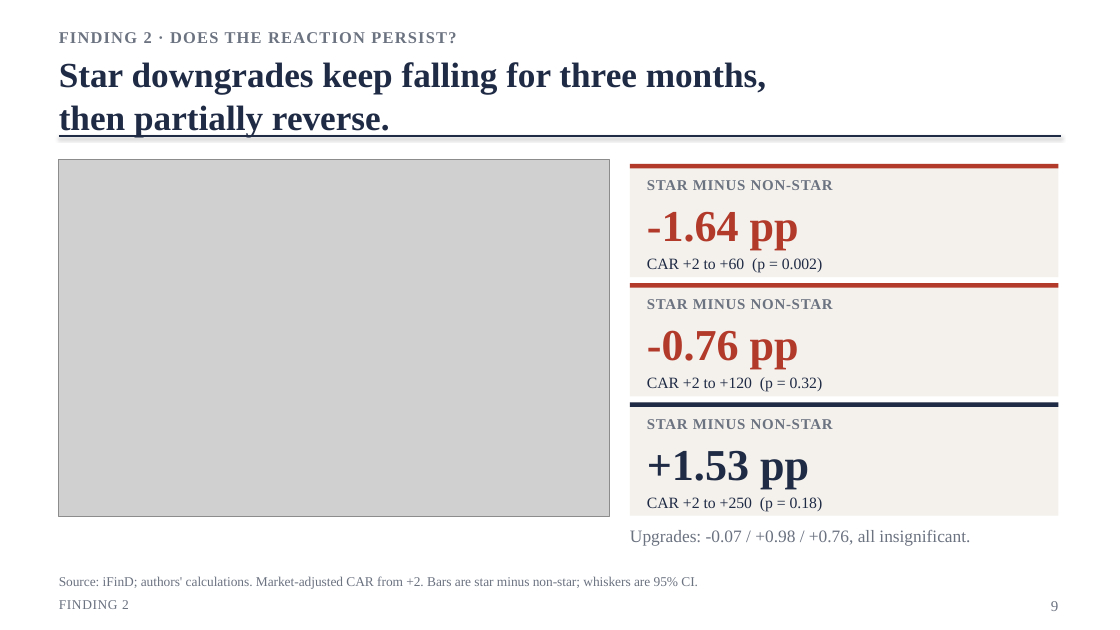
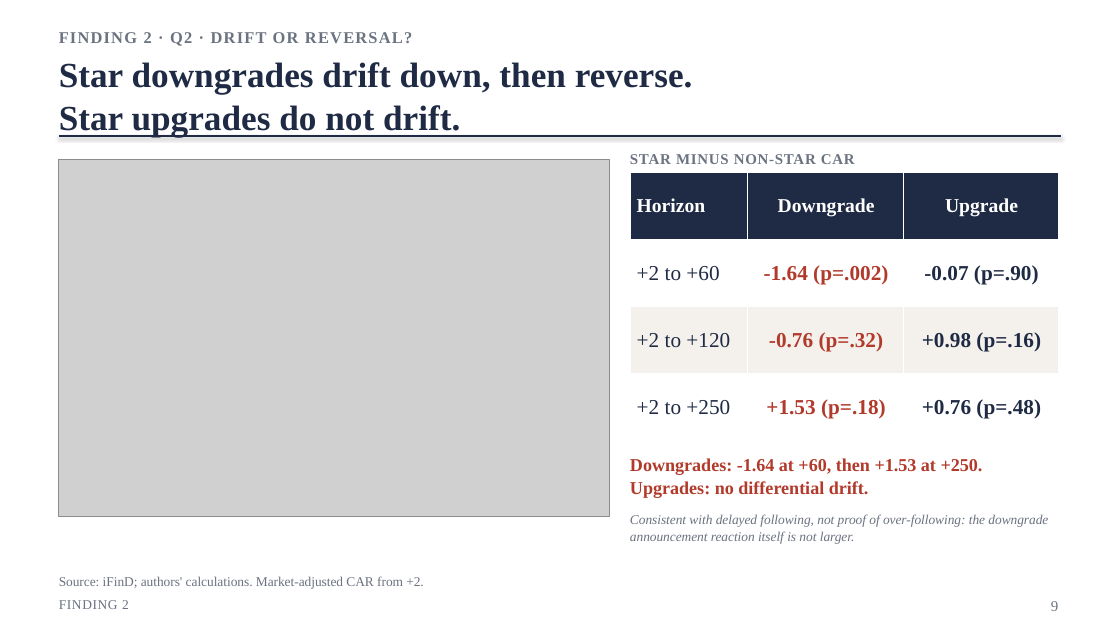
Before and after one commit to CangMingGuoKe/fin4080-star-analyst, a slide deck: slide 9 of 文档/Project10_Star_Analyst_Deck_20261027.pptx. Drawn at 1120x630 pixels with LibreOffice and Linux fonts; fonts in the diff are those of the drawing; grey boxes stand for pictures. Boxes give left, top, right and bottom in pixels: in the first picture for what was removed or moved away, otherwise in the second. Text is boxed around its words. In the diff, an @@ line names an element or a change of style, - is before the commit and + after.

```diff
--- a/文档/Project10_Star_Analyst_Deck_20261027.pptx
+++ b/文档/Project10_Star_Analyst_Deck_20261027.pptx
@@ text at (59, 32, 412, 46): text changed @@
-FINDING 2 · DOES THE REACTION PERSIST?
+FINDING 2 · Q2 · DRIFT OR REVERSAL?
@@ text at (59, 62, 693, 137): text changed @@
-Star downgrades keep falling for three months,
-then partially reverse.
+Star downgrades drift down, then reverse.
+Star upgrades do not drift.
@@ text at (630, 154, 855, 164): text changed @@
-STAR MINUS NON-STAR
+STAR MINUS NON-STAR CAR
@@ rectangle removed at (630, 164, 1059, 277) @@
@@ rectangle removed at (630, 164, 1059, 169) @@
@@ table added at (630, 172, 1059, 441), 4 rows, 3 columns @@
+Horizon | Downgrade | Upgrade
++2 to +60 | -1.64 (p=.002) | -0.07 (p=.90)
++2 to +120 | -0.76 (p=.32) | +0.98 (p=.16)
++2 to +250 | +1.53 (p=.18) | +0.76 (p=.48)
@@ text removed at (647, 212, 799, 250) @@
--1.64 pp
@@ text removed at (647, 258, 823, 272) @@
-CAR +2 to +60 (p = 0.002)
@@ rectangle removed at (630, 283, 1059, 397) @@
@@ rectangle removed at (630, 283, 1059, 288) @@
@@ text removed at (647, 299, 833, 309) @@
-STAR MINUS NON-STAR
@@ text removed at (647, 330, 799, 369) @@
--0.76 pp
@@ text removed at (647, 377, 823, 392) @@
-CAR +2 to +120 (p = 0.32)
@@ rectangle removed at (630, 402, 1059, 516) @@
@@ rectangle removed at (630, 402, 1059, 408) @@
@@ text removed at (647, 419, 833, 429) @@
-STAR MINUS NON-STAR
@@ text added at (630, 458, 983, 498), 15.5 pt, text #B23A2B, bold @@
+Downgrades: -1.64 at +60, then +1.53 at +250.
+Upgrades: no differential drift.
@@ text removed at (647, 450, 809, 489) @@
-+1.53 pp
@@ text removed at (647, 497, 823, 511) @@
-CAR +2 to +250 (p = 0.18)
@@ text removed at (630, 530, 970, 546) @@
-Upgrades: -0.07 / +0.98 / +0.76, all insignificant.
@@ text added at (630, 514, 1048, 544), 11.5 pt, text #6B7280, italic @@
+Consistent with delayed following, not proof of over-following: the downgrade announcement reaction itself is not larger.
@@ text at (59, 576, 424, 589): text changed @@
-Source: iFinD; authors' calculations. Market-adjusted CAR from +2. Bars are star minus non-star; whiskers are 95% CI.
+Source: iFinD; authors' calculations. Market-adjusted CAR from +2.
```
Also in this commit, not shown: 5 other slides changed, 5 other files.
